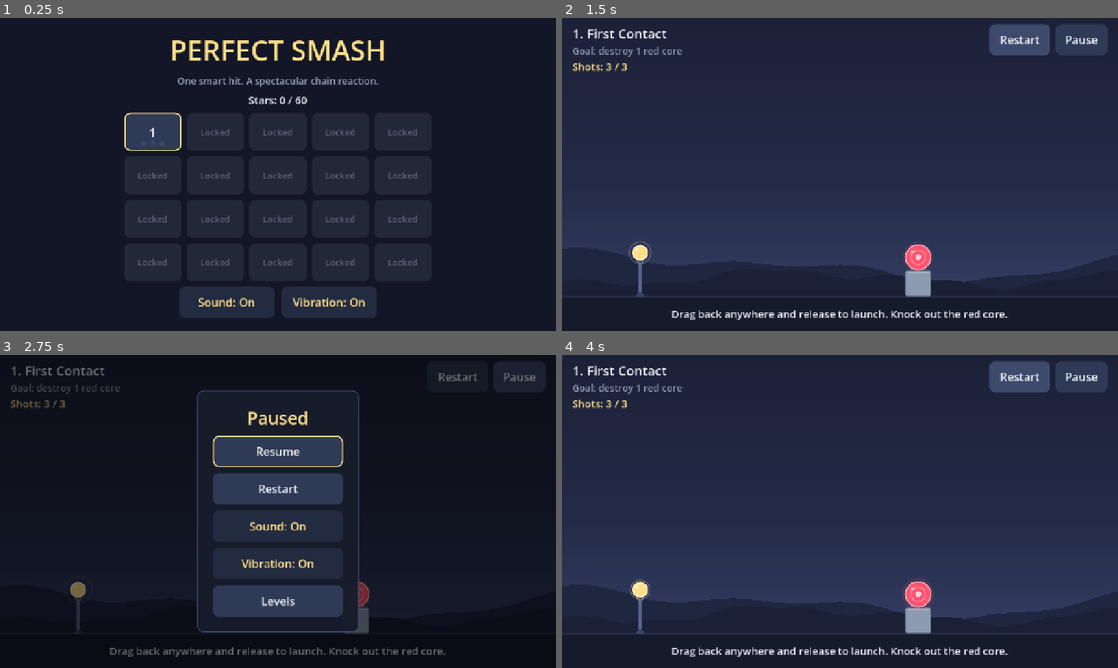
Above: before the commit, frames 1-4 (two rows, left to right).
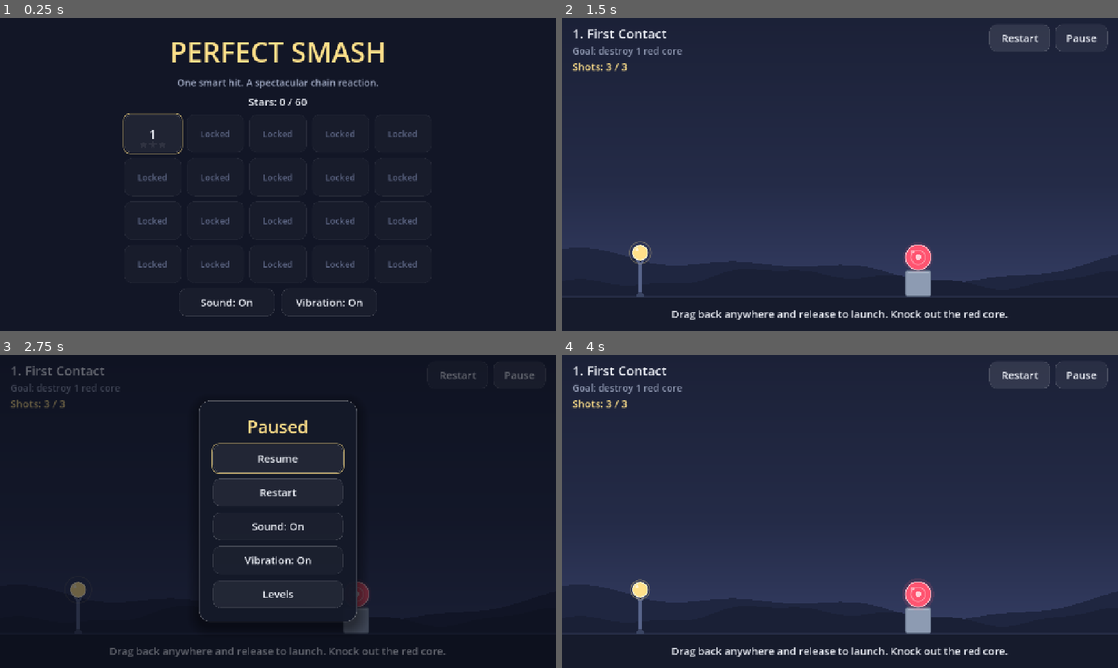
Above: after the commit, the same moments.

Repository: ranababu1/perfectsmash
Game: Godot game, scene res://scenes/main.tscn
Two runs of this game, one before a commit and one after it. Both use one fixed random seed, a clock stepped at 60 frames per second and the inputs below.
Inputs:
- Up to frame 1 (0.25 s): no input
- Up to frame 2 (1.5 s): click "1" at 0.5 s; click "Restart" at 1.25 s
- Up to frame 3 (2.75 s): click "Pause" at 2 s
- Up to frame 4 (4 s): click "Restart" at 2.75 s; click "Restart" at 3.5 s

The runs differ from the first frame. In frame 1, 4.7% of the frame differs, in the area x 22-75%, y 7-96%; in frame 2, 1.2%; in frame 3, 9.3%, in the area x 35-97%, y 5-89%; in frame 4, 1.2%.

Commit message:
UI: modern theme with primary/round/chip variants, press feedback, entrance animation

Diff:
--- a/scripts/ui/ui_kit.gd
+++ b/scripts/ui/ui_kit.gd
@@ -1,51 +1,140 @@
 class_name UiKit
 extends RefCounted
-## Shared theme and widget factories. Touch targets are at least 72px tall on the 720px canvas.
+## Shared theme and widget factories. Touch targets are at least 64px on the 720px canvas.
+## Style: quiet translucent surfaces with hairline borders; the warm accent is reserved for the
+## one primary action on screen, stars and remaining shots.
 
-const BUTTON_HEIGHT := 72.0
-const CORNER := 14
+const BUTTON_HEIGHT := 64.0
+const ICON_BUTTON := 64.0
+const CORNER := 16
+const PANEL_CORNER := 24
+const PANEL_WIDTH := 440.0
+## Theme type variations (set on a control's theme_type_variation).
+const PRIMARY := "PrimaryButton"
+const ROUND := "RoundButton"
+const CHIP := "Chip"
 
 
 static func make_theme() -> Theme:
 	var theme := Theme.new()
-	theme.default_font_size = 26
-	theme.set_stylebox("normal", "Button", _box(Color("2f3a56")))
-	theme.set_stylebox("hover", "Button", _box(Color("3d4a6c")))
-	theme.set_stylebox("pressed", "Button", _box(Color("232b40")))
-	theme.set_stylebox("disabled", "Button", _box(Color("222838")))
-	var focus := _box(Color(0, 0, 0, 0))
-	focus.border_color = Palette.ACCENT
-	focus.set_border_width_all(3)
-	theme.set_stylebox("focus", "Button", focus)
+	theme.default_font_size = 24
+
+	theme.set_stylebox("normal", "Button", _box(Palette.SURFACE_RAISED, Palette.BORDER))
+	theme.set_stylebox("hover", "Button", _box(Palette.SURFACE_HOVER, Palette.BORDER))
+	theme.set_stylebox("pressed", "Button", _box(Palette.SURFACE_PRESSED, Palette.BORDER))
+	theme.set_stylebox("hover_pressed", "Button", _box(Palette.SURFACE_HOVER, Palette.BORDER))
+	theme.set_stylebox("disabled", "Button", _box(Color(1, 1, 1, 0.025), Color(1, 1, 1, 0.03)))
+	theme.set_stylebox("focus", "Button", _focus_box(CORNER))
 	theme.set_color("font_color", "Button", Palette.TEXT)
 	theme.set_color("font_hover_color", "Button", Palette.TEXT)
-	theme.set_color("font_pressed_color", "Button", Palette.ACCENT)
-	theme.set_color("font_disabled_color", "Button", Color(Palette.TEXT_DIM, 0.5))
+	theme.set_color("font_pressed_color", "Button", Palette.TEXT)
+	theme.set_color("font_hover_pressed_color", "Button", Palette.TEXT)
+	theme.set_color("font_focus_color", "Button", Palette.TEXT)
+	theme.set_color("font_disabled_color", "Button", Palette.TEXT_FAINT)
+
+	theme.set_type_variation(PRIMARY, "Button")
+	theme.set_stylebox("normal", PRIMARY, _box(Palette.ACCENT))
+	theme.set_stylebox("hover", PRIMARY, _box(Palette.ACCENT.lightened(0.12)))
+	theme.set_stylebox("pressed", PRIMARY, _box(Palette.ACCENT.darkened(0.12)))
+	theme.set_stylebox("hover_pressed", PRIMARY, _box(Palette.ACCENT.darkened(0.06)))
+	for state in ["font_color", "font_hover_color", "font_pressed_color", "font_hover_pressed_color", "font_focus_color"]:
+		theme.set_color(state, PRIMARY, Palette.ACCENT_INK)
+
+	theme.set_type_variation(ROUND, "Button")
+	# One pixel under half the size: radii that exactly meet leave a seam artifact in StyleBoxFlat.
+	var round_radius := int(ICON_BUTTON / 2.0) - 1
+	theme.set_stylebox("normal", ROUND, _box(Palette.SURFACE_RAISED, Palette.BORDER, round_radius))
+	theme.set_stylebox("hover", ROUND, _box(Palette.SURFACE_HOVER, Palette.BORDER, round_radius))
+	theme.set_stylebox("pressed", ROUND, _box(Palette.SURFACE_PRESSED, Palette.BORDER, round_radius))
+	theme.set_stylebox("hover_pressed", ROUND, _box(Palette.SURFACE_HOVER, Palette.BORDER, round_radius))
+	theme.set_stylebox("focus", ROUND, _focus_box(round_radius))
+
 	theme.set_color("font_color", "Label", Palette.TEXT)
-	var panel := _box(Color(0.09, 0.11, 0.17, 0.97))
-	panel.set_content_margin_all(36)
-	panel.border_color = Color("3d4a6c")
-	panel.set_border_width_all(2)
+
+	var panel := _box(Palette.SURFACE, Palette.BORDER, PANEL_CORNER)
+	panel.set_content_margin_all(32)
+	panel.shadow_color = Palette.SHADOW
+	panel.shadow_size = 28
+	panel.shadow_offset = Vector2(0, 10)
 	theme.set_stylebox("panel", "PanelContainer", panel)
+
+	theme.set_type_variation(CHIP, "PanelContainer")
+	var chip := _box(Color(0.06, 0.08, 0.13, 0.55), Palette.BORDER, CORNER)
+	chip.content_margin_left = 18
+	chip.content_margin_right = 18
+	chip.content_margin_top = 10
+	chip.content_margin_bottom = 10
+	theme.set_stylebox("panel", CHIP, chip)
 	return theme
 
 
-static func _box(color: Color) -> StyleBoxFlat:
+static func _box(color: Color, border: Color = Color(0, 0, 0, 0), radius: int = CORNER) -> StyleBoxFlat:
 	var box := StyleBoxFlat.new()
 	box.bg_color = color
-	box.set_corner_radius_all(CORNER)
+	box.set_corner_radius_all(radius)
 	box.set_content_margin_all(12)
+	box.anti_aliasing = true
+	if border.a > 0.0:
+		box.border_color = border
+		box.set_border_width_all(1)
 	return box
 
 
-static func button(text: String, min_width: float = 240.0) -> Button:
+static func _focus_box(radius: int) -> StyleBoxFlat:
+	var focus := _box(Color(0, 0, 0, 0), Color(Palette.ACCENT, 0.7), radius)
+	focus.set_border_width_all(2)
+	focus.set_expand_margin_all(3)
+	return focus
+
+
+static func button(text: String, min_width: float = 200.0) -> Button:
 	var b := Button.new()
 	b.text = text
 	b.custom_minimum_size = Vector2(min_width, BUTTON_HEIGHT)
+	add_press_feedback(b)
 	return b
 
 
-static func label(text: String, font_size: int = 26, color: Color = Palette.TEXT) -> Label:
+static func primary_button(text: String, min_width: float = 200.0) -> Button:
+	var b := button(text, min_width)
+	b.theme_type_variation = PRIMARY
+	return b
+
+
+## Round button showing a vector icon. Pass `toggled_kind` for a two-state toggle icon.
+static func icon_button(kind: String, toggled_kind: String = "") -> Button:
+	var b := Button.new()
+	b.theme_type_variation = ROUND
+	b.custom_minimum_size = Vector2(ICON_BUTTON, ICON_BUTTON)
+	var icon := Icon.new(kind, 24.0, Palette.TEXT)
+	icon.set_anchors_and_offsets_preset(Control.PRESET_FULL_RECT)
+	b.add_child(icon)
+	if toggled_kind != "":
+		b.toggle_mode = true
+		var refresh := func(on: bool) -> void:
+			icon.set_kind(kind if on else toggled_kind)
+			icon.set_color(Palette.TEXT if on else Palette.TEXT_FAINT)
+		b.toggled.connect(refresh)
+		(func() -> void: refresh.call(b.button_pressed)).call_deferred()
+	add_press_feedback(b)
+	return b
+
+
+## Small scale dip on press: tactile, but quick enough to never delay the action.
+static func add_press_feedback(b: Button) -> void:
+	b.resized.connect(func() -> void: b.pivot_offset = b.size / 2.0)
+	b.button_down.connect(func() -> void: b.create_tween().tween_property(b, "scale", Vector2(0.96, 0.96), 0.06))
+	b.button_up.connect(func() -> void: b.create_tween().tween_property(b, "scale", Vector2.ONE, 0.12))
+
+
+## Gives keyboard/gamepad users a starting focus; skipped on touch screens, where a focus ring
+## on a button nobody touched just looks like a stray highlight.
+static func focus_default(b: Control) -> void:
+	if not DisplayServer.is_touchscreen_available():
+		b.grab_focus.call_deferred()
+
+
+static func label(text: String, font_size: int = 24, color: Color = Palette.TEXT) -> Label:
 	var l := Label.new()
 	l.text = text
 	l.add_theme_font_size_override("font_size", font_size)
@@ -57,7 +146,7 @@
 ## Full-screen dimmer that also blocks input from reaching the play area behind it.
 static func overlay() -> ColorRect:
 	var dim := ColorRect.new()
-	dim.color = Color(0, 0, 0, 0.55)
+	dim.color = Palette.SCRIM
 	dim.set_anchors_and_offsets_preset(Control.PRESET_FULL_RECT)
 	dim.mouse_filter = Control.MOUSE_FILTER_STOP
 	return dim
@@ -69,3 +158,14 @@
 	center.mouse_filter = Control.MOUSE_FILTER_IGNORE
 	center.add_child(child)
 	return center
+
+
+## Fade in with a slight rise; used for panels and screens.
+static func animate_in(node: Control, rise: float = 16.0, duration: float = 0.28) -> void:
+	node.modulate.a = 0.0
+	var tween := node.create_tween().set_parallel().set_trans(Tween.TRANS_CUBIC).set_ease(Tween.EASE_OUT)
+	tween.tween_property(node, "modulate:a", 1.0, duration)
+	if rise != 0.0:
+		var final_y := node.position.y
+		node.position.y += rise
+		tween.tween_property(node, "position:y", final_y, duration)
